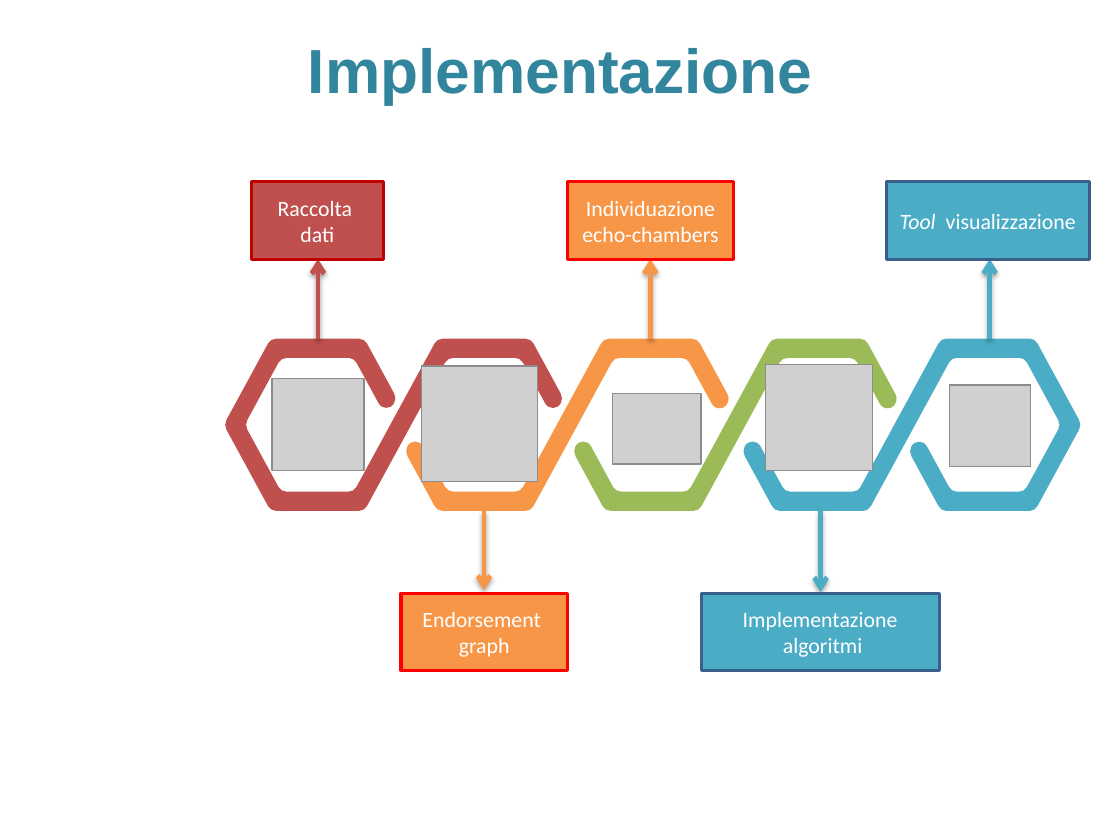
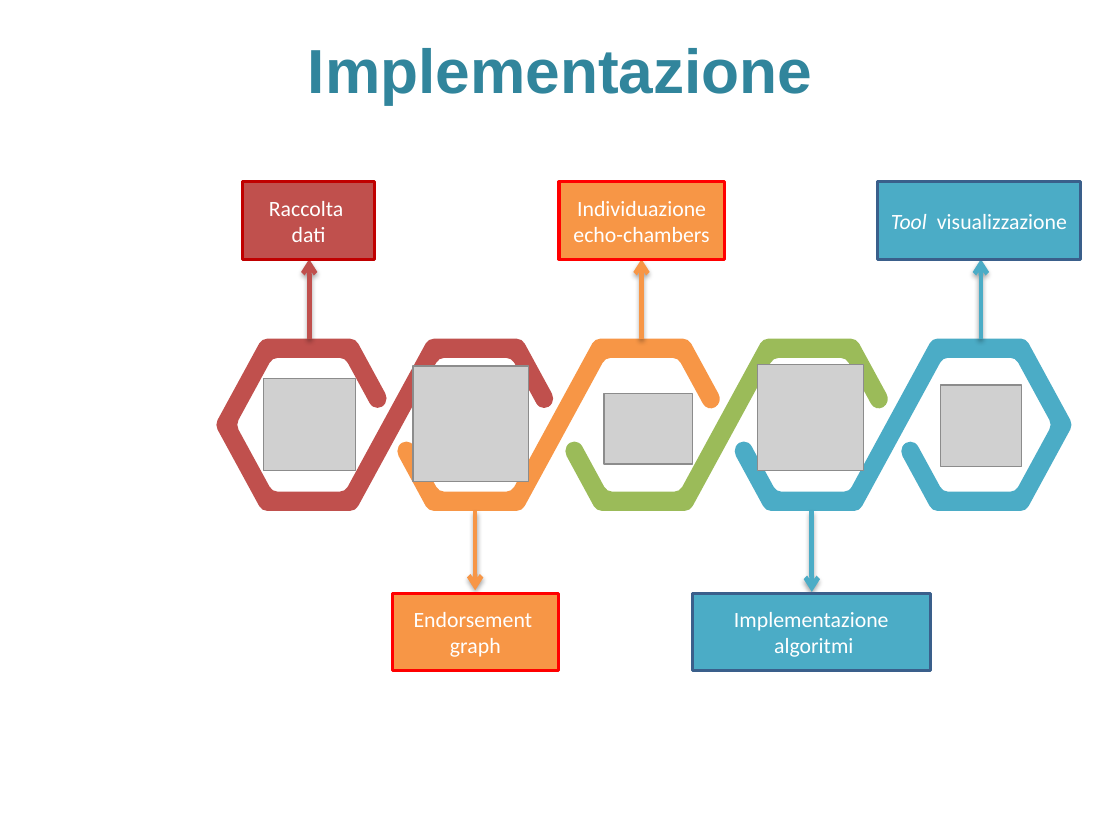
Before and after one commit to sidious1991/TesiLatex, a slide deck: slide 14 of PRESENTAZIONE_TESI/presentazione_agostini_stefano.pptx. Drawn at 1120x840 pixels with LibreOffice and Linux fonts; fonts in the diff are those of the drawing; grey boxes stand for pictures; background and template pictures are left out. Boxes give left, top, right and bottom in pixels: in the first picture for what was removed or moved away, otherwise in the second. Text is boxed around its words. In the diff, an @@ line names an element or a change of style, - is before the commit and + after.

```diff
--- a/PRESENTAZIONE_TESI/presentazione_agostini_stefano.pptx
+++ b/PRESENTAZIONE_TESI/presentazione_agostini_stefano.pptx
@@ 8 freeform shapes, 5 pictures, 5 rectangles, 5 arrows: place and size @@
-8 freeform shapes, 5 pictures, 5 rectangles, 5 arrows at (225, 181, 1089, 671)
+8 freeform shapes, 5 pictures, 5 rectangles, 5 arrows at (216, 181, 1080, 671)
```
Also in this commit, not shown: 12 other slides changed, 1 slide added, 1 other file.
